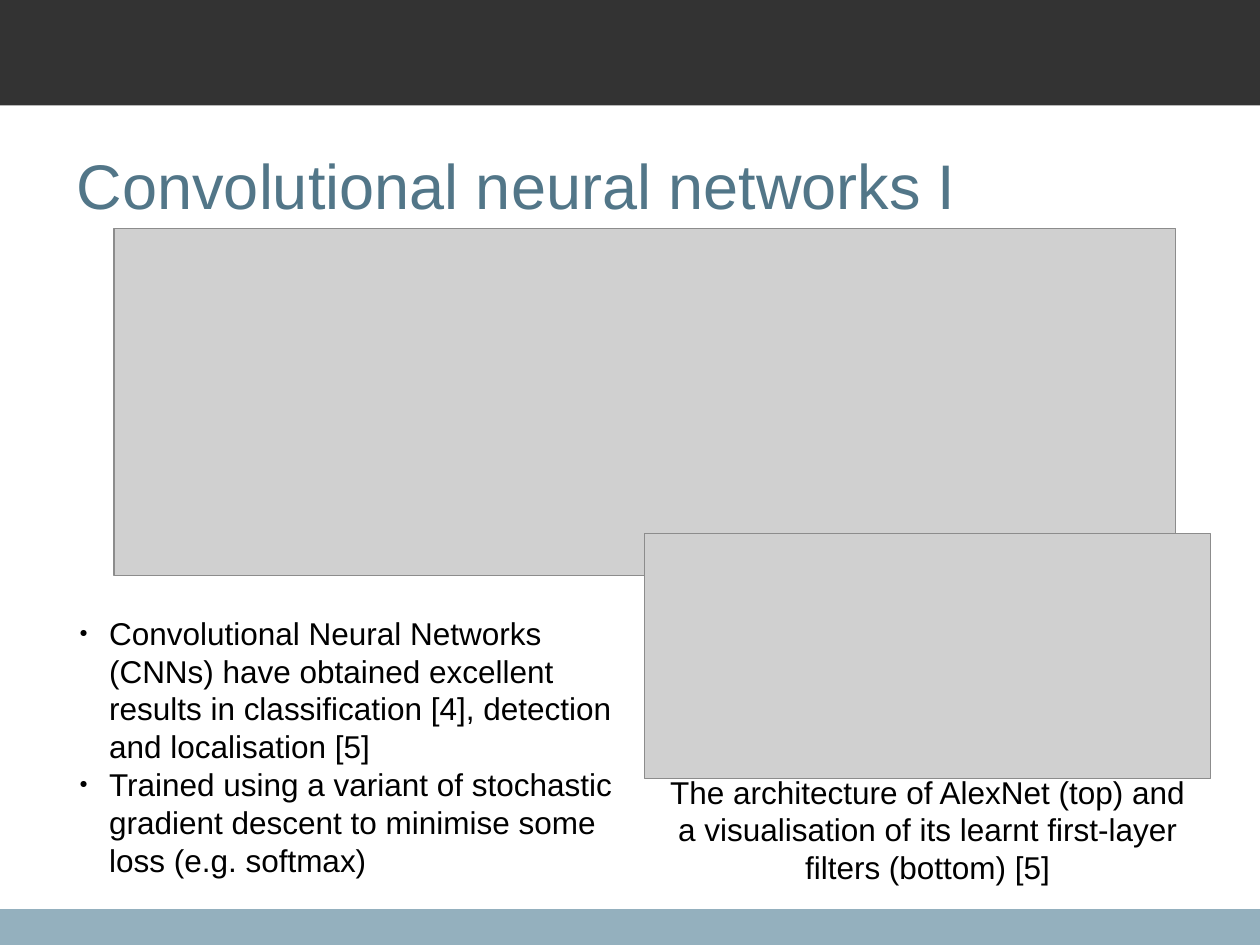
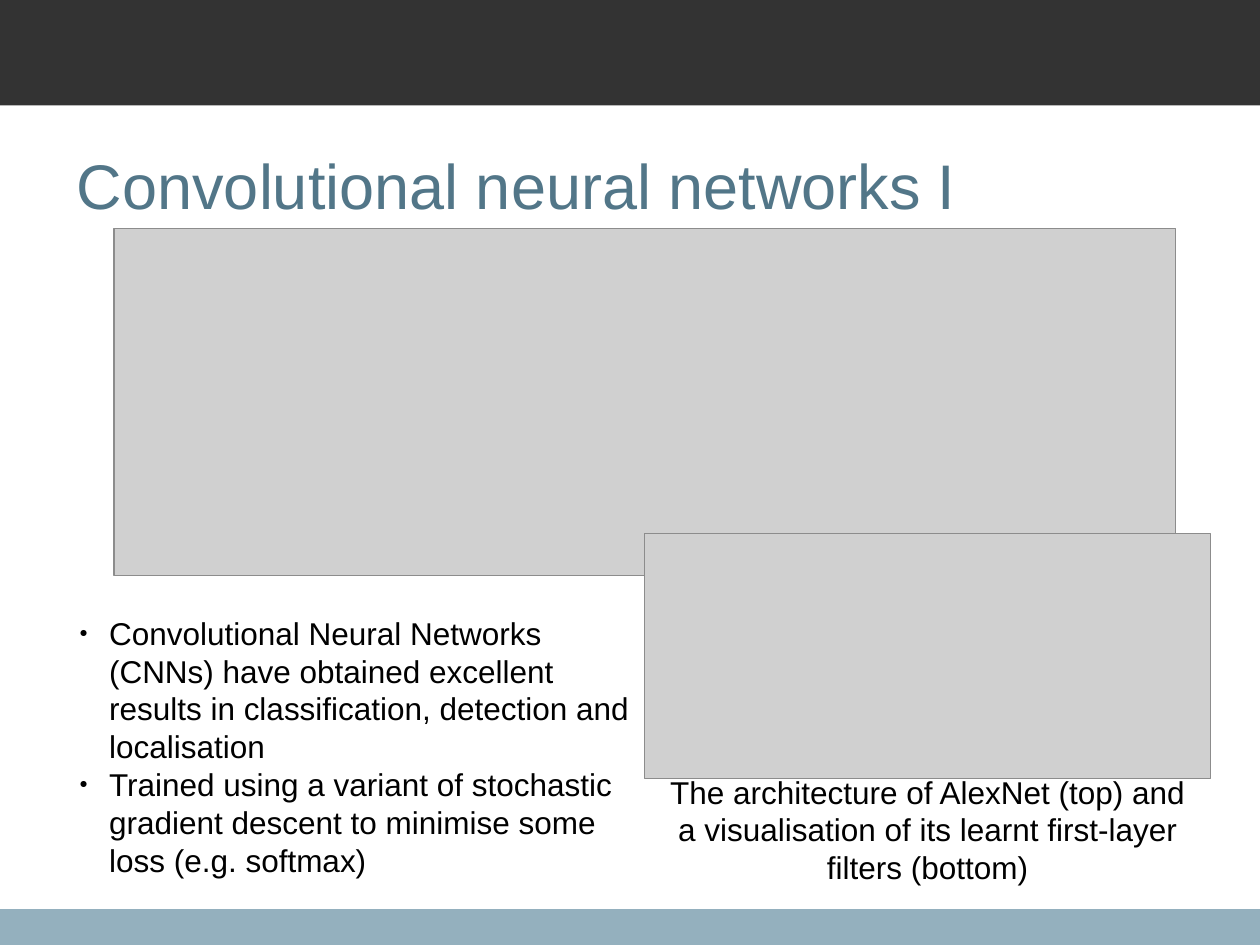
Before and after one commit to qxcv/comp2560, a slide deck: slide 7 of presentation/presentation.odp. Drawn at 1260x945 pixels with LibreOffice and Linux fonts; fonts in the diff are those of the drawing; grey boxes stand for pictures; background and template pictures are left out. Boxes give left, top, right and bottom in pixels: in the first picture for what was removed or moved away, otherwise in the second. Text is boxed around its words. In the diff, an @@ line names an element or a change of style, - is before the commit and + after.

```diff
--- a/presentation/presentation.odp
+++ b/presentation/presentation.odp
@@ text at bbox=[109, 622, 629, 759]: text changed @@
-● Convolutional Neural Networks (CNNs) have obtained excellent results in classification [4], detection and localisation [5]
+● Convolutional Neural Networks (CNNs) have obtained excellent results in classification, detection and localisation
@@ text at bbox=[670, 781, 1185, 885]: text changed @@
-The architecture of AlexNet (top) and a visualisation of its learnt first-layer filters (bottom) [5]
+The architecture of AlexNet (top) and a visualisation of its learnt first-layer filters (bottom)
```
Also in this commit, not shown: 16 other slides changed, 3 other files.
